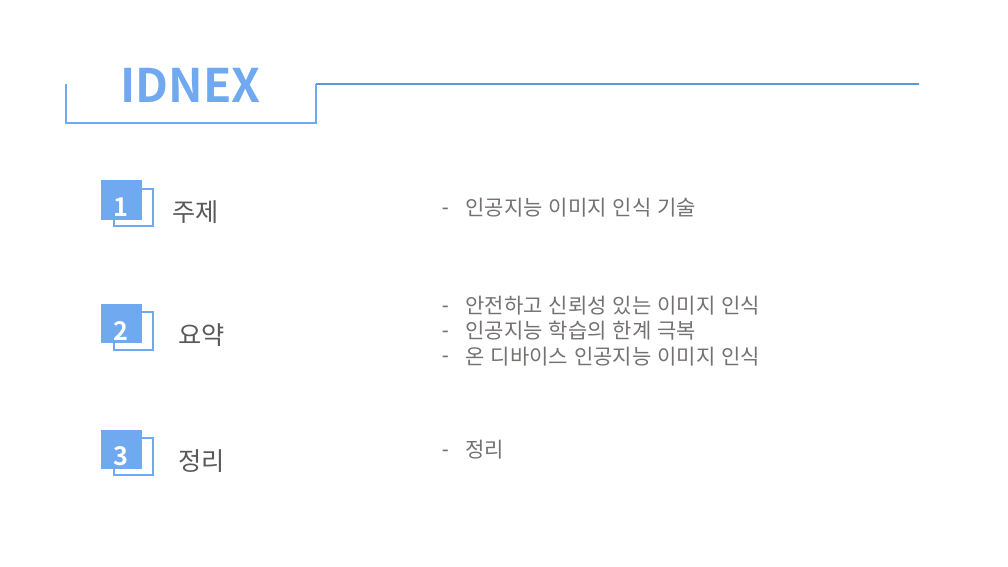
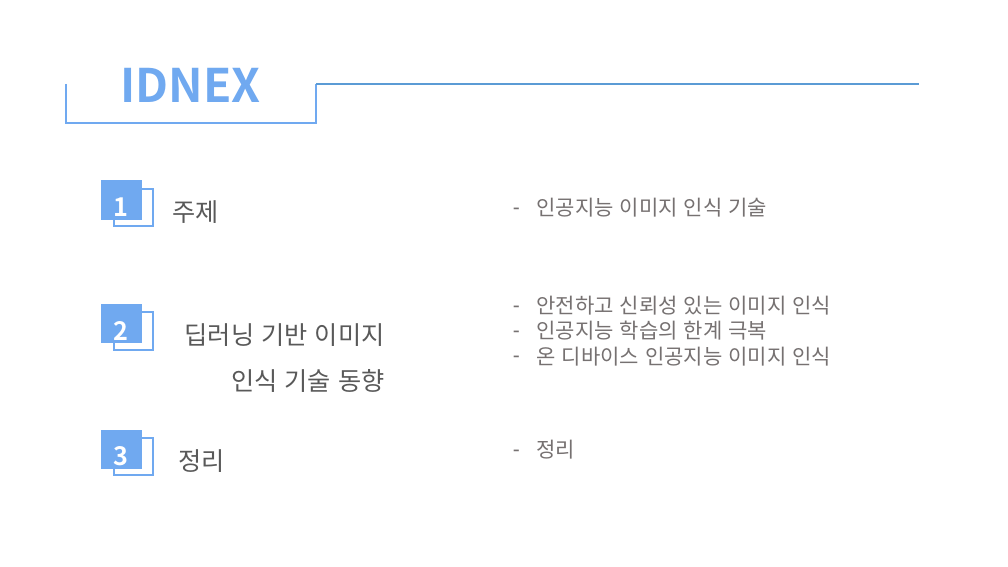
Before and after one commit to xddongx/flexink, a slide deck: slide 2 of 이미지 인식 기술/이미지 인식 기술_KDH.pptx. Drawn at 1008x567 pixels with LibreOffice and Linux fonts; fonts in the diff are those of the drawing. Boxes give left, top, right and bottom in pixels: in the first picture for what was removed or moved away, otherwise in the second. Text is boxed around its words. In the diff, an @@ line names an element or a change of style, - is before the commit and + after.

Commit message:
ppt, 요약, 대본

```diff
--- a/이미지 인식 기술/이미지 인식 기술_KDH.pptx
+++ b/이미지 인식 기술/이미지 인식 기술_KDH.pptx
@@ text removed at <box>179,323,225,346</box> @@
-요약
@@ text added at <box>185,323,385,392</box>, 24 pt, text #595959 @@
+딥러닝 기반 이미지
+인식 기술 동향
@@ 3 texts: place and size @@
-3 texts at <box>466,197,760,459</box>
+3 texts at <box>537,197,831,459</box>
```
Also in this commit, not shown: 1 other slide changed, 14 slides added, 13 slides removed, 11 other files.
